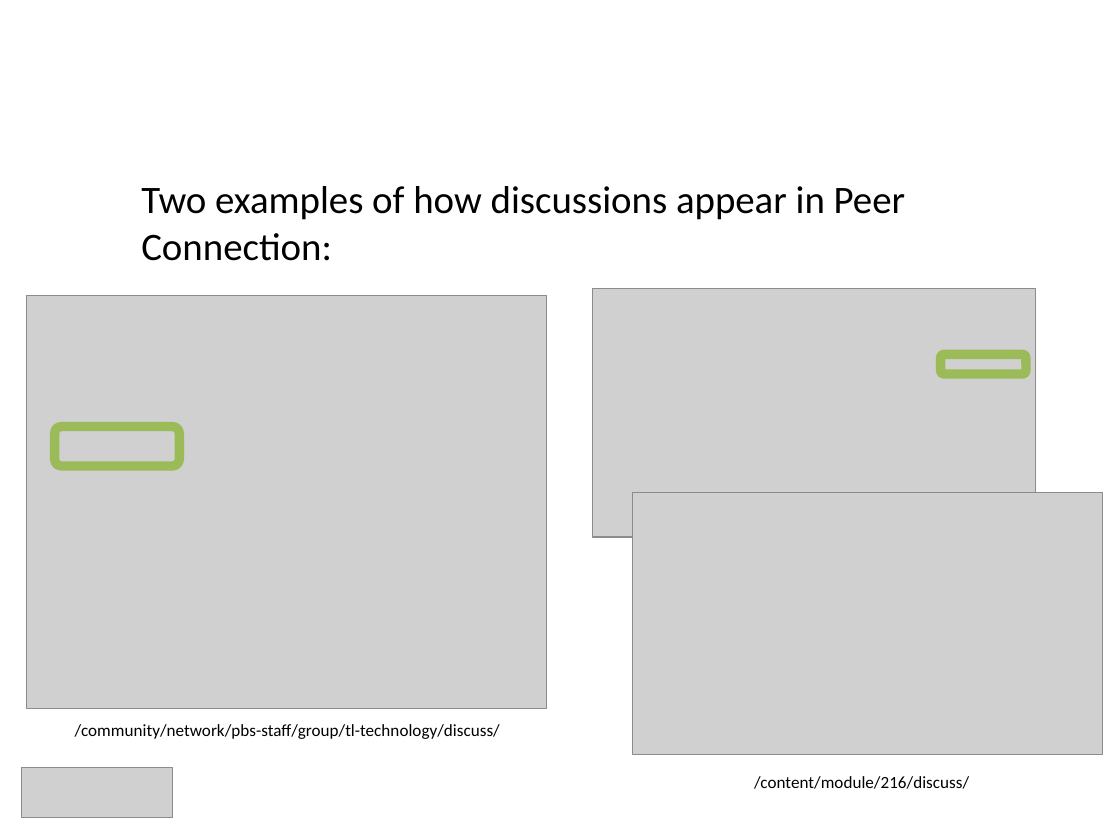
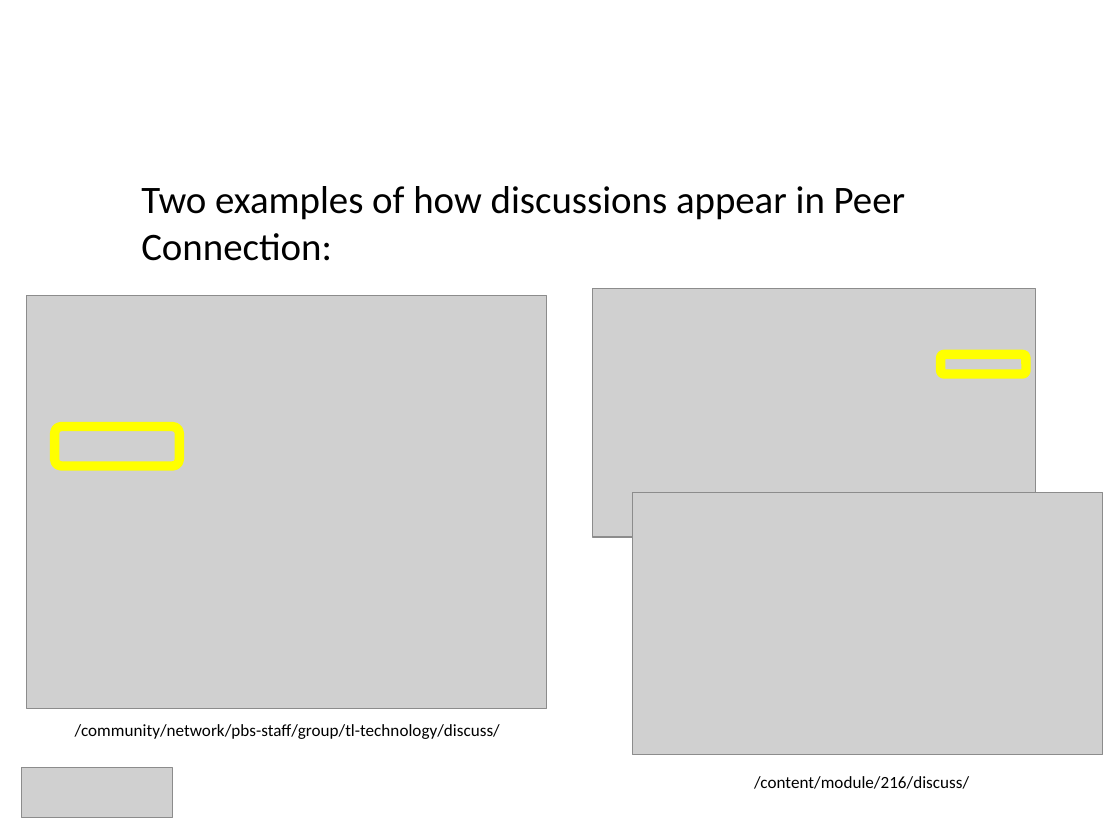
Before and after one commit to nowells/django-pluggables, a slide deck: slide 17 of docs/djangocon-09-presentation-shawnr-nowells.pptx (slide 16 before the commit). Drawn at 1120x840 pixels with LibreOffice and Linux fonts; fonts in the diff are those of the drawing; grey boxes stand for pictures; background and template pictures are left out. Boxes give left, top, right and bottom in pixels: in the first picture for what was removed or moved away, otherwise in the second. Text is boxed around its words. In the diff, an @@ line names an element or a change of style, - is before the commit and + after.

```diff
--- a/docs/djangocon-09-presentation-shawnr-nowells.pptx
+++ b/docs/djangocon-09-presentation-shawnr-nowells.pptx
@@ rounded rectangle at (941,354,1026,374): outline #9BBB59 6 pt to #FFFF00 6 pt @@
@@ rounded rectangle at (55,427,179,466): outline #9BBB59 6 pt to #FFFF00 6 pt @@
```
Also in this commit, not shown: 6 other slides changed, 4 slides added, 1 slide removed.
